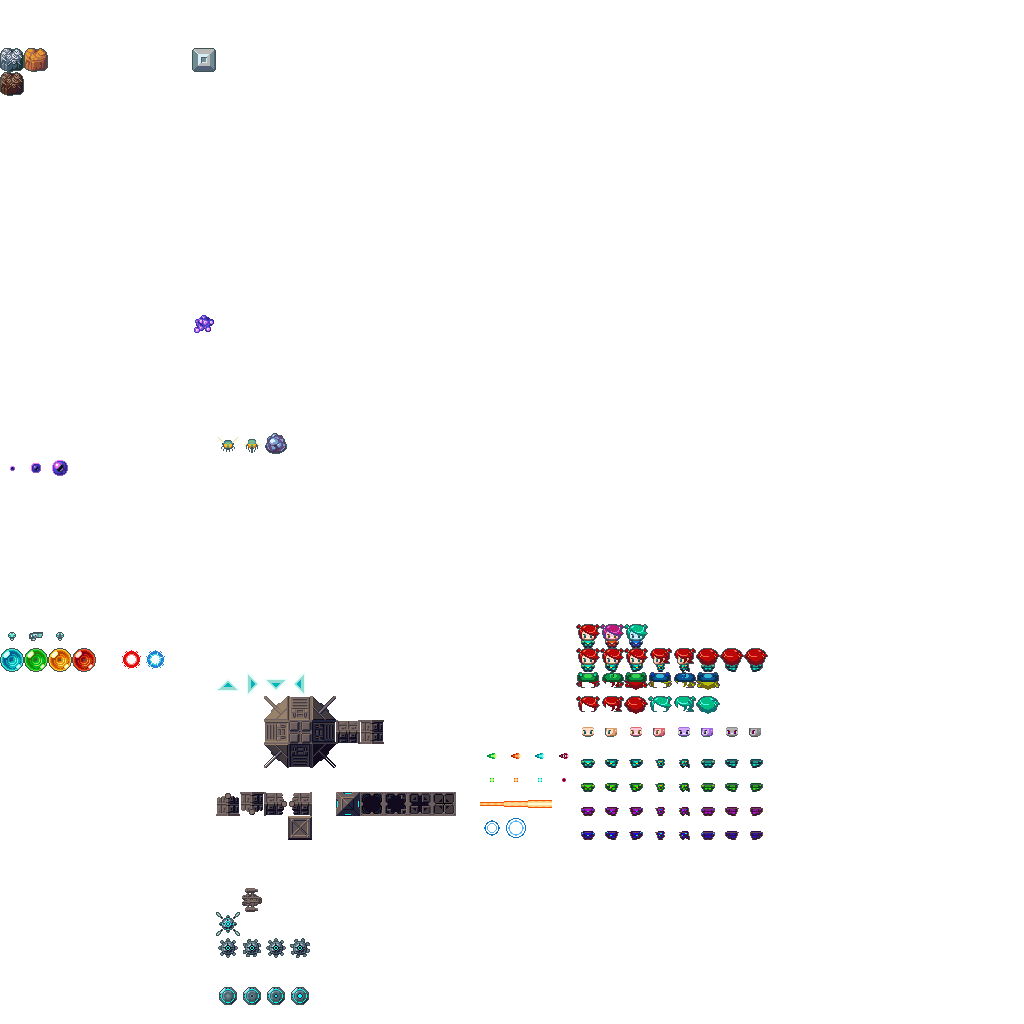
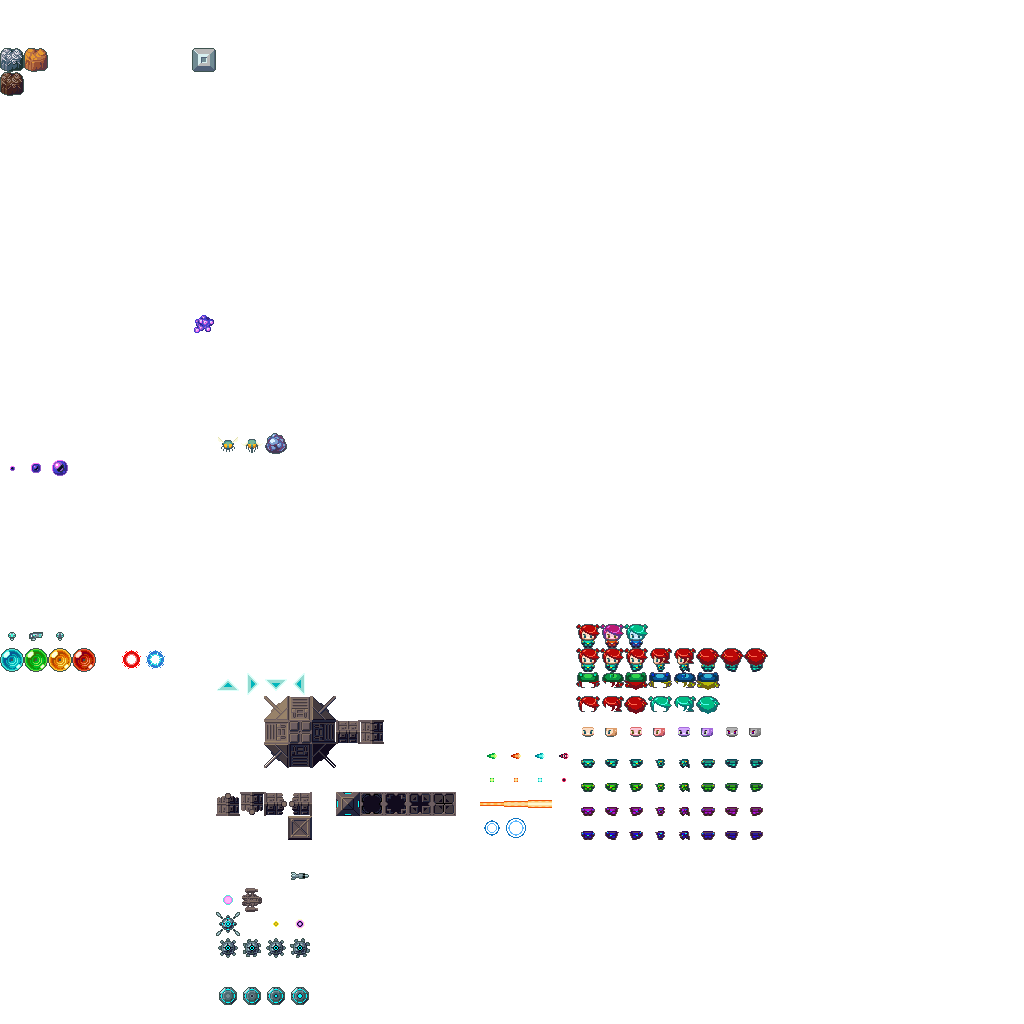
The second 1024 x 1024 image is a revision of the first. Changes to its layers:
painted on "レイヤー 1" over [223, 872, 309, 929]
